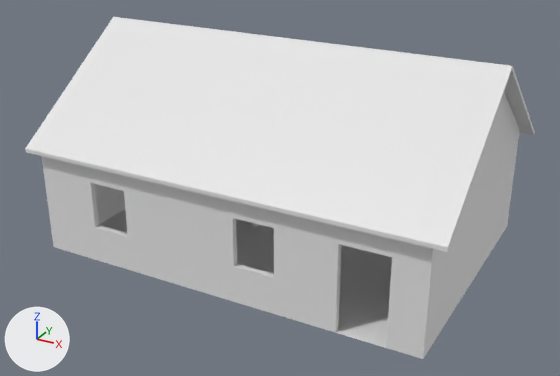
What one commit did to the Blender file Development/Places/house.blend.
The view is the same before and after, from a camera (50 mm lens) standing at (14.98, -24.49, 15.18) and looking at (1.13, 0.7, 2.59). Arrows for +X, +Y and +Z are at lower left; the lights stay in place.

Script lines for the objects in view, before the commit:
```python
me_plane_003 = bpy.data.meshes.new('Plane.003')
me_plane_003.from_pydata(...)  # 248 vertices, 258 faces; spans x -1.0..15.0, y -1.0..10.0, z 0.0..8.3
me_plane_004 = bpy.data.meshes.new('Plane.004')
me_plane_004.from_pydata(...)  # 16 vertices, 14 faces; spans x -8.5..8.5, y -5.8..5.8, z -2.1..2.1
ob_casa = bpy.data.objects.new('casa', me_plane_003)
ob_casa.location = (-6.0, -3.0, 0.0)
ob_telhado = bpy.data.objects.new('telhado', me_plane_004)
ob_telhado.location = (1.04, 1.48, 6.36)
```
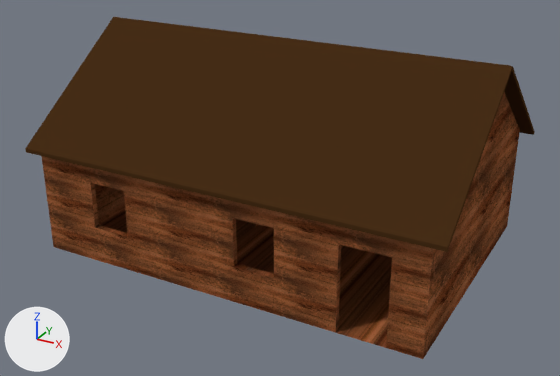
Where the change shows, as pixel boxes (x1, y1, x2, y2) in the pictures (560 x 376 px):
'telhado', recoloured (white to brown): (25, 17, 535, 252) in both
'casa', recoloured (grey to brown): (42, 92, 520, 359) in both

Patch to the scene script:
```diff
--- a/Development/Places/house.blend.py
+++ b/Development/Places/house.blend.py
@@ img_clock_texture_jpg @@
+img_clock_texture_jpg = load_image('clock_texture.jpg', '../../Textures/clock_texture.jpg', 626, 409, 'sRGB')
@@ mat_material @@
+mat_material = diffuse_material('Material')
+mat_material.texture = img_clock_texture_jpg
@@ mat_material_001 @@
+mat_material_001 = diffuse_material('Material.001')
+mat_material_001.base_color = (0.067, 0.029, 0.00917)  # brown #493018
+mat_material_001.roughness = 0.258
@@ me_plane_004 @@
 me_plane_004.from_pydata(...)  # 16 vertices, 14 faces; spans x -8.5..8.5, y -5.8..5.8, z -2.1..2.1
+me_plane_004.materials.append(mat_material_001)  # brown #493018
@@ me_plane_003 @@
 me_plane_003.from_pydata(...)  # 248 vertices, 258 faces; spans x -1.0..15.0, y -1.0..10.0, z 0.0..8.3
+me_plane_003.materials.append(mat_material)  # picture img_clock_texture_jpg
```
